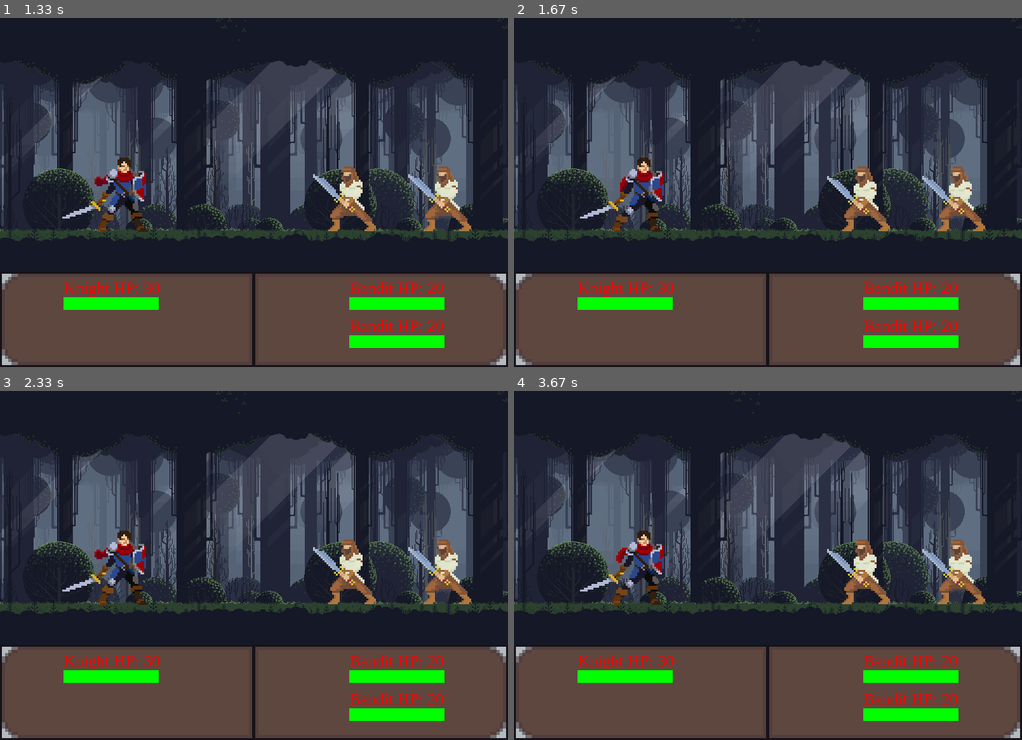
Above: before the commit, frames 1-4 (two rows, left to right).
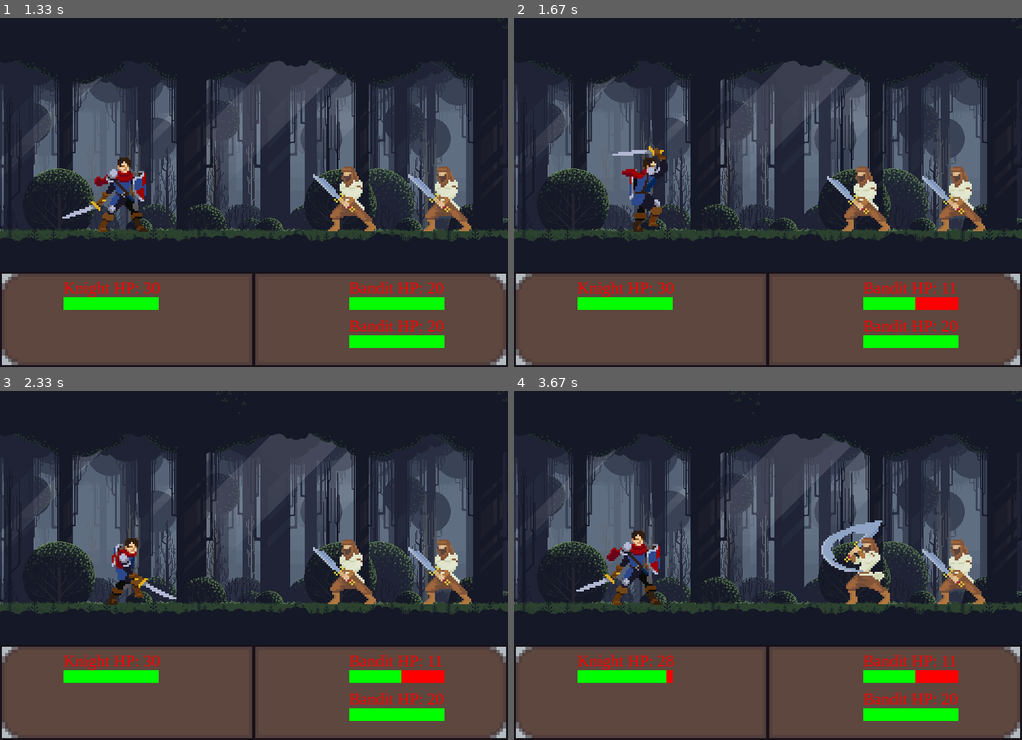
Above: after the commit, the same moments.

Repository: LukasKryzauskasCodeAcademy/PTUA11_PyGame
Game: pygame game, started from game.py
Same seed, same stepped clock (60 frames per second), same inputs: the game is played once before the commit and once after it.
Inputs:
- Up to frame 1 (1.33 s): no input
- Up to frame 2 (1.67 s): no input
- Up to frame 3 (2.33 s): no input
- Up to frame 4 (3.67 s): no input

Frame 1 is identical in both runs. In frame 2, 1.8% of the frame differs, in the area x 13-88%, y 36-84%; in frame 3, 1.8%; in frame 4, 2.8%, in the area x 12-88%, y 37-84%.

Commit message:
Tweaked the load_images method. Added attack method for fighter and added basic AI combat loop to attack each other.

Diff:
--- a/app/Drawing.py
+++ b/app/Drawing.py
@@ -21,14 +21,14 @@
     # Panel image
     panel_img = pygame.image.load('app/img/Icons/panel.png').convert_alpha()
 
-    # Create function for drawing text
+    # Function for drawing text
     def draw_text(self, text, font, text_color, x, y):
         img = font.render(text, True, text_color)
         screen.blit(img, (x, y))
 
     # Function for drawing background
     def draw_bg(self):
-        # blit() loads an image on specified window
+        # blit() loads an image on specified window, and position
         screen.blit(self.background_img, (0, 0))
 
     # Function for drawing panel
--- a/app/Fighter.py
+++ b/app/Fighter.py
@@ -1,11 +1,12 @@
 import pygame
+import random
 from .Drawing import red, green
 
 
 class Fighter:
-    def __load_images(self, action_name):
+    def __load_images(self, action_name, frames):
         temp_list = []
-        for i in range(8):
+        for i in range(frames):
             img = pygame.image.load(f'app/img/{self.name}/{action_name}/{i}.png')
             # This is for up scaling the image, because it's too small, scaling three times in each direction
             img = pygame.transform.scale(img, (img.get_width() * 3, img.get_height() * 3))
@@ -26,10 +27,10 @@
         self.action = 0  # 0-Idle, 1-Attack, 2-Hurt, 3-Dead
         self.update_time = pygame.time.get_ticks()
         # Load images
-        self.__load_images('Idle')
-        self.__load_images('Attack')
-        # self.__load_images('Hurt')
-        # self.__load_images('Death')
+        self.__load_images('Idle', 8)
+        self.__load_images('Attack', 8)
+        self.__load_images('Hurt', 3)
+        self.__load_images('Death', 10)
 
         self.image = self.animation_list[self.action][self.frame_index]
         self.rect = self.image.get_rect()  # Invisible property that shows width and height of image
@@ -46,7 +47,23 @@
             self.frame_index += 1
         # if animation reaches the end then restart
         if self.frame_index >= len(self.animation_list[self.action]):
-            self.frame_index = 0
+            self.idle()
+
+    def idle(self):
+        # set variables to attack animation
+        self.action = 0
+        self.frame_index = 0
+        self.update_time = pygame.time.get_ticks()
+
+    def attack(self, target):
+        rand = random.randint(-5, 5)
+        damage = self.strength + rand
+        # deal damage to enemy
+        target.hp -= damage
+        #set variables to attack animation
+        self.action = 1
+        self.frame_index = 0
+        self.update_time = pygame.time.get_ticks()
 
     def draw(self, screen):
         screen.blit(self.image, self.rect)
--- a/app/__init__.py
+++ b/app/__init__.py
@@ -30,6 +30,12 @@
     bandit1_health_bar = HealthBar(550, screen_height - bottom_panel + 40, bandit1.hp, bandit1.max_hp)
     bandit2_health_bar = HealthBar(550, screen_height - bottom_panel + 100, bandit2.hp, bandit2.max_hp)
 
+    # Define game variables
+    current_fighter = 1  # 1- player
+    total_fighters = len(bandit_list) + current_fighter
+    action_cooldown = 0
+    action_wait_time = 90
+
     # Function for game loop
     def start(self):
         run = True
@@ -43,12 +49,41 @@
             self.knight_health_bar.draw(self.knight.hp, screen)
             self.bandit1_health_bar.draw(self.bandit1.hp, screen)
             self.bandit2_health_bar.draw(self.bandit2.hp, screen)
+
             # Draw Fighters
             self.knight.update()
             self.knight.draw(screen)
             for bandit in self.bandit_list:
                 bandit.update()
                 bandit.draw(screen)
+
+            # Player action
+            if self.knight.alive:
+                if self.current_fighter == 1:
+                    self.action_cooldown += 1
+                    if self.action_cooldown >= self.action_wait_time:
+                        # Look for player action
+                        # Attack
+                        self.knight.attack(self.bandit1)
+                        self.current_fighter += 1
+                        self.action_cooldown = 0
+
+            # Enemy action
+            for count, bandit in enumerate(self.bandit_list):
+                if self.current_fighter == 2 + count:
+                    if bandit.alive:
+                        self.action_cooldown += 1
+                        if self.action_cooldown >= self.action_wait_time:
+                            # Attack
+                            bandit.attack(self.knight)
+                            self.current_fighter += 1
+                            self.action_cooldown = 0
+                    else:
+                        self.current_fighter += 1
+
+            # If all fighter had a turn
+            if self.current_fighter > self.total_fighters:
+                self.current_fighter = 1
 
             for event in pygame.event.get():
                 if event.type == pygame.QUIT:
